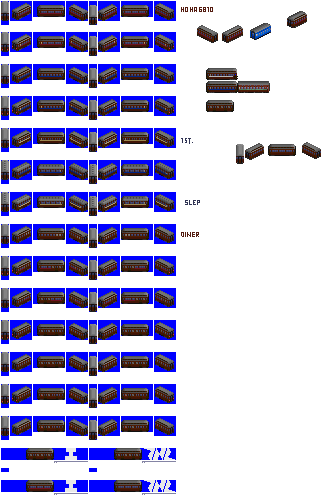
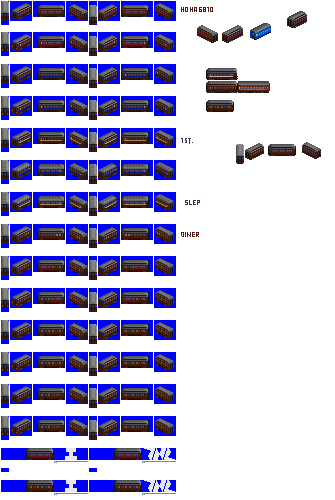
The second 335×500 image is a revision of the first. Changes to its layers:
painted on "end wagons" over left=2, top=270, right=174, bottom=434
painted on "17m wood" over left=29, top=453, right=139, bottom=491
